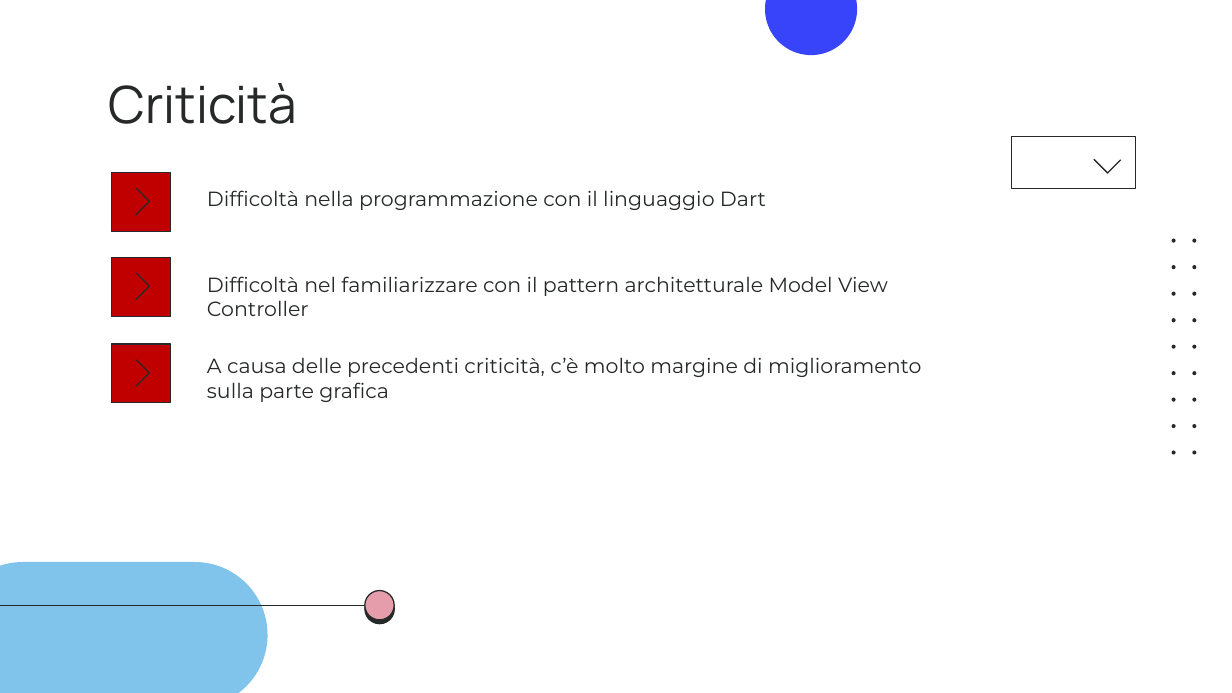
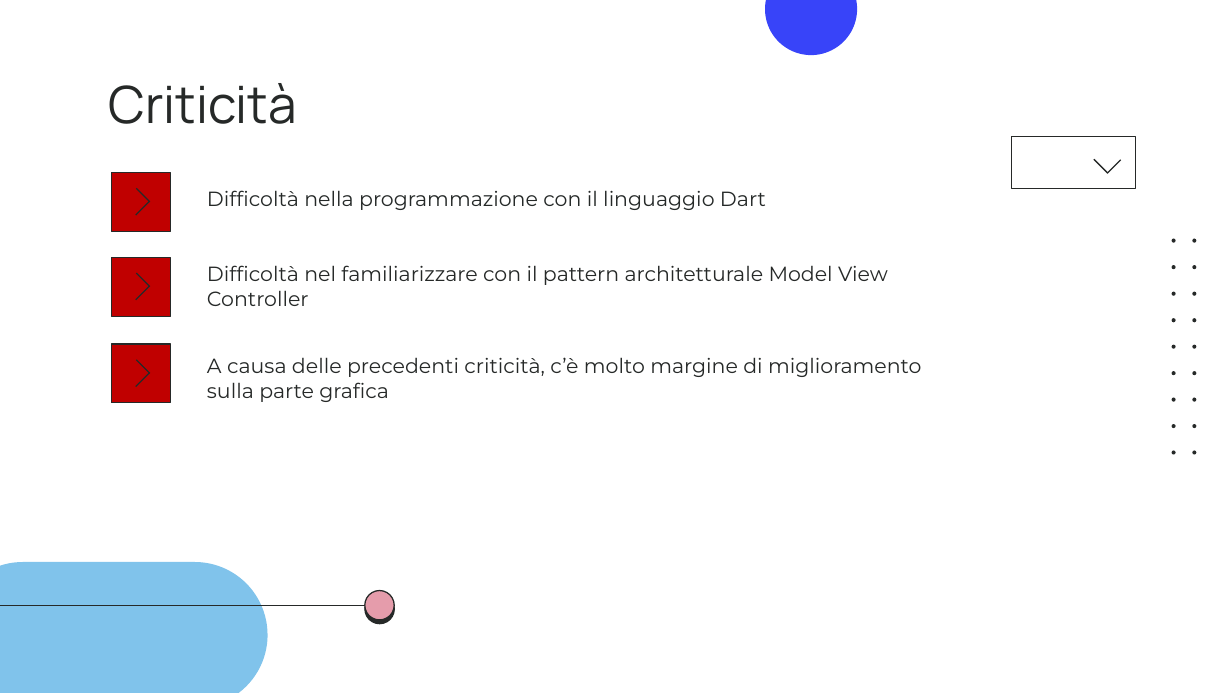
Before and after one commit to slocatelli30/CommuniTEDx, a slide deck: slide 54 of Progetto4.0/CommuniTEDx_4.0.pptx (slide 52 before the commit). Drawn at 1232x693 pixels with LibreOffice and Linux fonts; fonts in the diff are those of the drawing. Boxes give left, top, right and bottom in pixels: in the first picture for what was removed or moved away, otherwise in the second. Text is boxed around its words. In the diff, an @@ line names an element or a change of style, - is before the commit and + after.

```diff
--- a/Progetto4.0/CommuniTEDx_4.0.pptx
+++ b/Progetto4.0/CommuniTEDx_4.0.pptx
@@ text "Difficoltà nel familiarizzare con il ...": place and size @@
-text "Difficoltà nel familiarizzare con il ..." at box(207, 276, 888, 316)
+text "Difficoltà nel familiarizzare con il ..." at box(207, 265, 888, 306)
```
Also in this commit, not shown: 7 other slides changed, 2 slides added, 1 other file.
